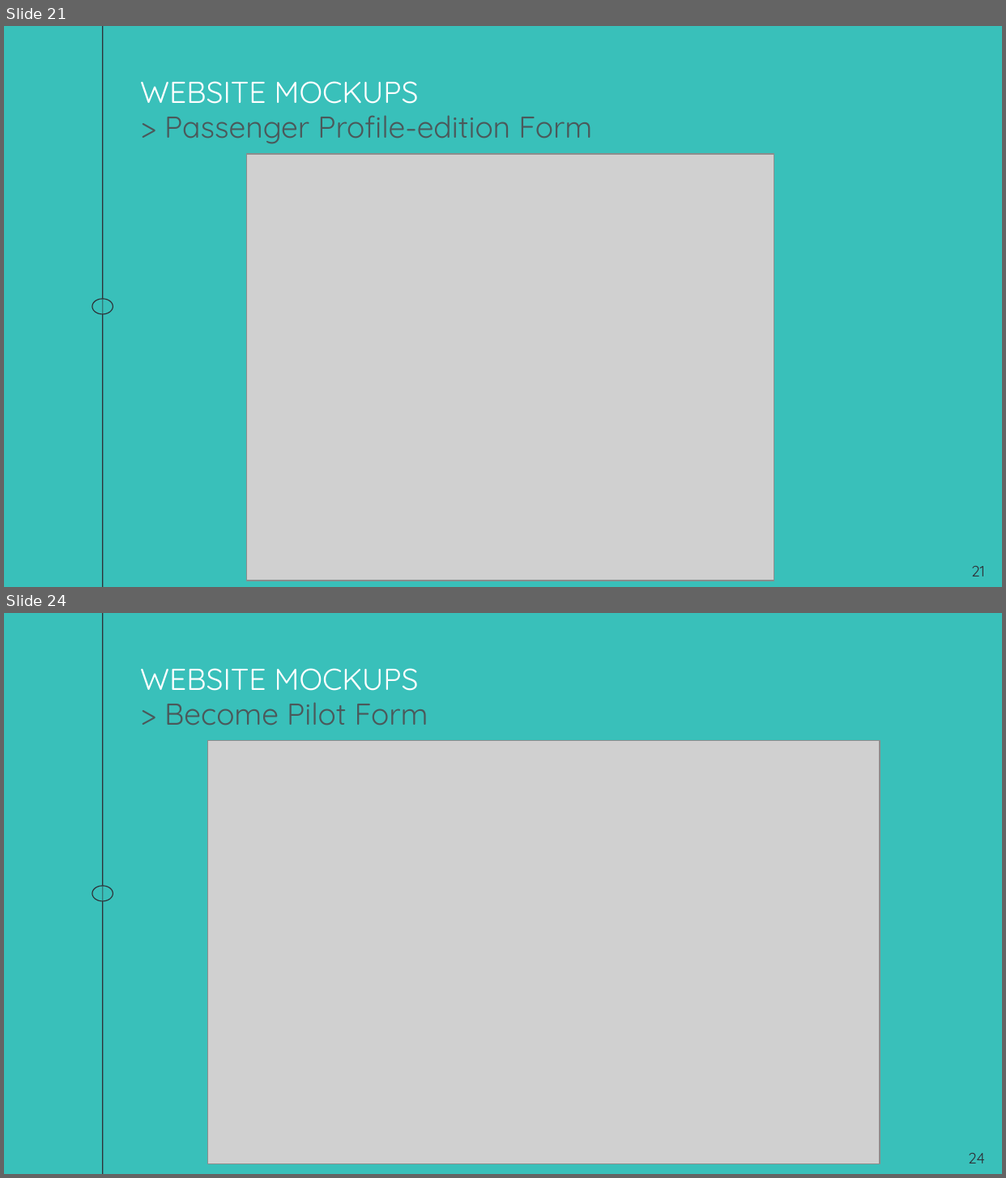
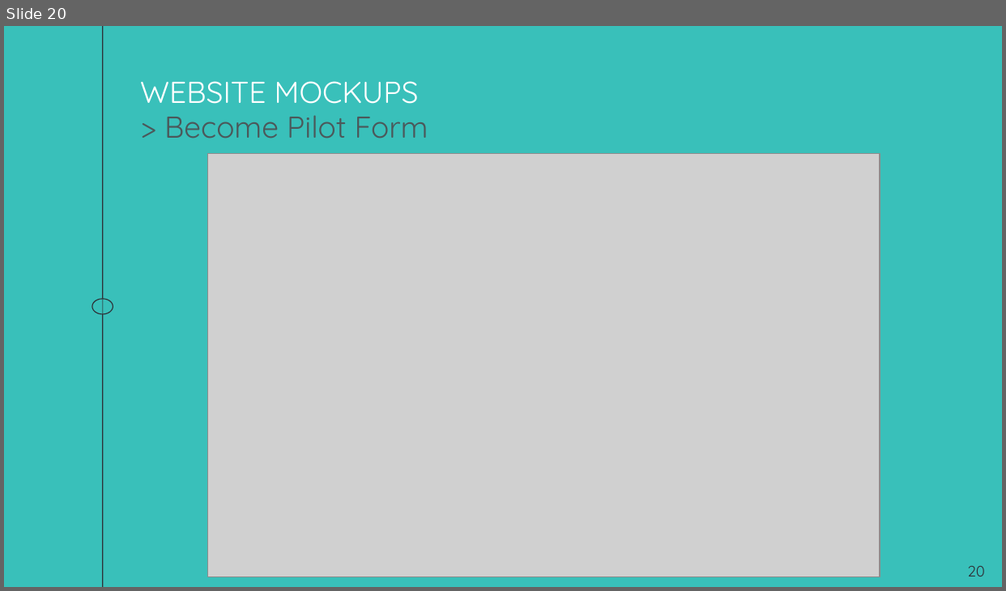
Before and after one commit to andressito/ProjetGLA2019, a slide deck: Projet/Rapport/TD5_GL_G1.odp. Shown one above the other, each under a label of ours: slides 21 and 24 before the commit, slide 20 after it; the slides between them are not shown. The pictures are 1006x1178 and 1006x591 pixels, drawn with LibreOffice and Linux fonts; fonts in the diff are those of the drawing; grey boxes stand for pictures. Boxes give left, top, right and bottom in pixels: in the first picture for what was removed or moved away, otherwise in the second. Text is boxed around its words. In the diff, an @@ line names an element or a change of style, - is before the commit and + after.

```diff
--- a/Projet/Rapport/TD5_GL_G1.odp
+++ b/Projet/Rapport/TD5_GL_G1.odp
@@ slide 21 removed at bbox=[4, 26, 1002, 587], background #39C0BA; not listed: 2 template elements that a slide beside it also shows @@
@@ title removed at bbox=[140, 81, 419, 104] @@
-WEBSITE MOCKUPS
@@ title removed at bbox=[164, 115, 592, 144] @@
-> Passenger Profile-edition Form
@@ picture removed at bbox=[247, 154, 774, 581] @@
@@ page number removed at bbox=[971, 566, 985, 577] @@
-21
@@ what was slide 24 is now slide 20 @@
@@ page number at bbox=[967, 566, 985, 577]: text changed @@
-24
+20
```
Also in this commit, not shown: 7 slides changed, 1 slide added, 12 other slides removed, 1 other file.
